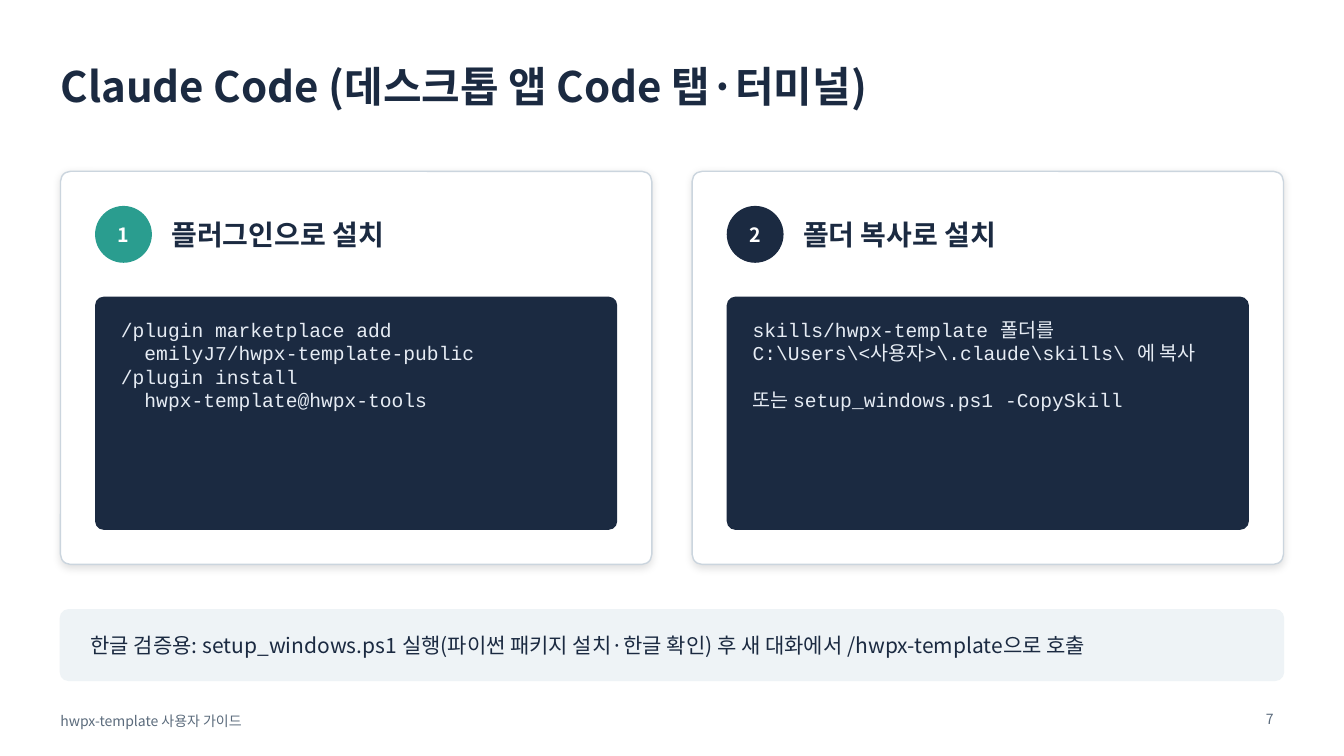
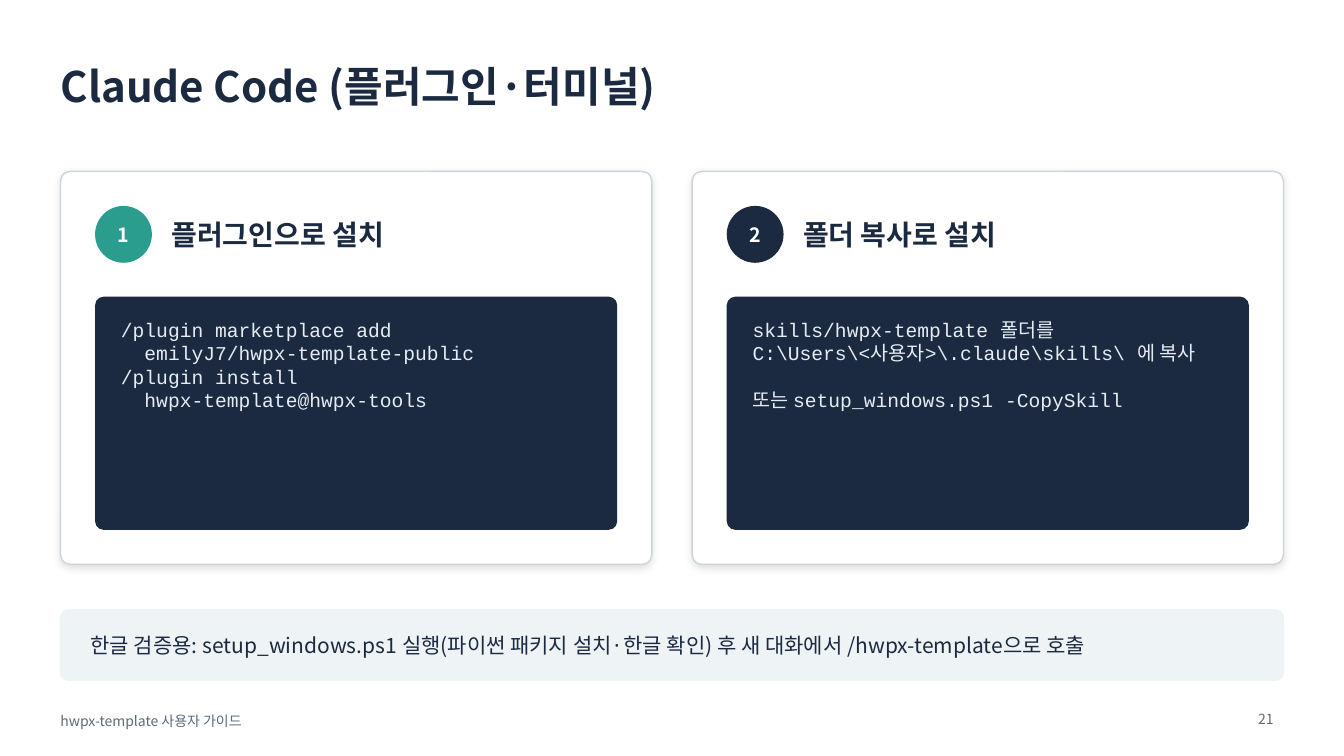
Before and after one commit to emilyJ7/hwpx-template-public, a slide deck: slide 21 of docs/사용자가이드.pptx (slide 7 before the commit). Drawn at 1344x756 pixels with LibreOffice and Linux fonts; fonts in the diff are those of the drawing. Boxes give left, top, right and bottom in pixels: in the first picture for what was removed or moved away, otherwise in the second. Text is boxed around its words. In the diff, an @@ line names an element or a change of style, - is before the commit and + after.

```diff
--- a/docs/사용자가이드.pptx
+++ b/docs/사용자가이드.pptx
@@ title at [60, 66, 656, 111]: text changed @@
-Claude Code (데스크톱 앱 Code 탭·터미널)
+Claude Code (플러그인·터미널)
@@ page number at [1258, 713, 1274, 724]: text changed @@
-7
+21
```
Also in this commit, not shown: 2 other slides changed, 20 slides added, 23 other files.
